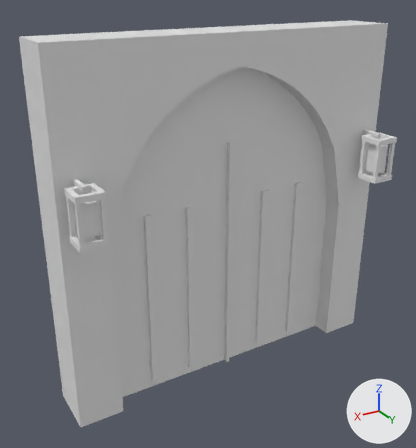
The glTF model assets/kit/walls/wall_vault_door_4m.glb, before and after one commit.
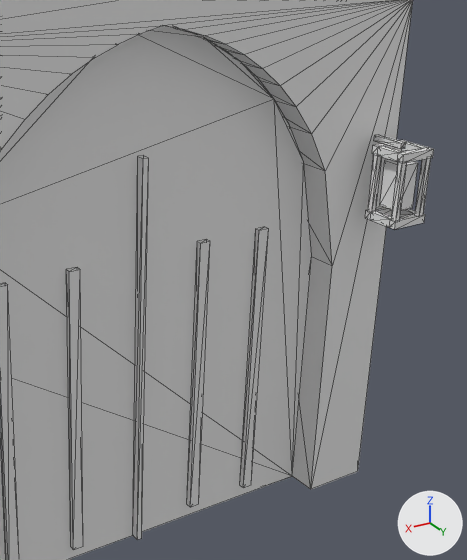
The first picture shows the older version from a 50 mm lens placed at (5.33, 5.2, 4.49), pointed at (2.26, 0.07, 1.93). The close-ups show the older and then the newer version on the part from 36% to 100% of the width and 12% to 83% of the height of that picture. Only the edits that show in the close-ups are written down. Every picture has the same lights, and +X, +Y and +Z are marked at lower right. The close-ups show mesh edges as thin lines. Where no turn or scale is listed for an object, it has been applied to the vertices.

Objects in the first close-up: 'wall_vault_door_4m__body-col', 'wall_vault_door_4m__door-col', 'wall_vault_door_4m__glass', 'wall_vault_door_4m__lanterns'.
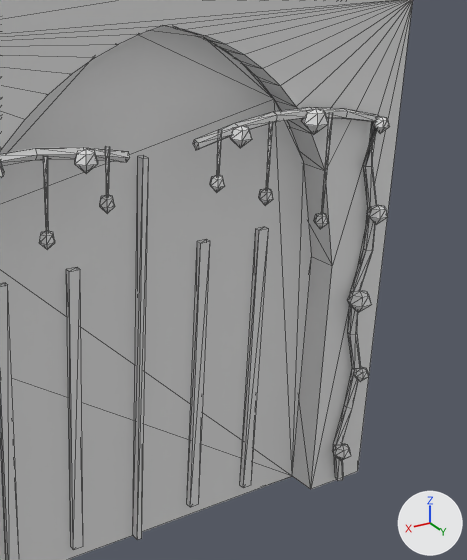
The change in detail:
Material 'camp_root' (mat_camp_root) is new.
Its base color is (0.8, 0.8, 0.8) (white #e7e7e7).
Mesh me_wall_vault_door_4m__vines is new.
It has 246 vertices, 460 faces and spans x 0.16..3.84, y 0.32..0.4, z 0.04..3.08.
It uses material mat_camp_root (white #e7e7e7).
Mesh me_wall_vault_door_4m__pods is new.
It has 280 vertices, 480 faces and spans x 0.13..3.89, y 0.32..0.48, z 0.26..3.08.
It uses material mat_emit_lantern (white #e7e7e7).
Object 'wall_vault_door_4m__glass' (ob_wall_vault_door_4m__glass) is deleted.
Object 'wall_vault_door_4m__lanterns' (ob_wall_vault_door_4m__lanterns) is deleted.
Object 'wall_vault_door_4m__vines' (ob_wall_vault_door_4m__vines) is new; it shows me_wall_vault_door_4m__vines.
Its location is (0.0, 0.0, 0.0).
Object 'wall_vault_door_4m__pods' (ob_wall_vault_door_4m__pods) is new; it shows me_wall_vault_door_4m__pods.
Its location is (0.0, 0.0, 0.0).

What differs and where, as boxes [x1, y1, x2, y2] in the close-ups (467 x 560 px):
'wall_vault_door_4m__vines', added: after [0, 107, 380, 481]
'wall_vault_door_4m__pods', added: after [0, 109, 390, 461]
'wall_vault_door_4m__lanterns', deleted: before [365, 135, 434, 229]
'wall_vault_door_4m__glass', deleted: before [380, 160, 418, 210]
